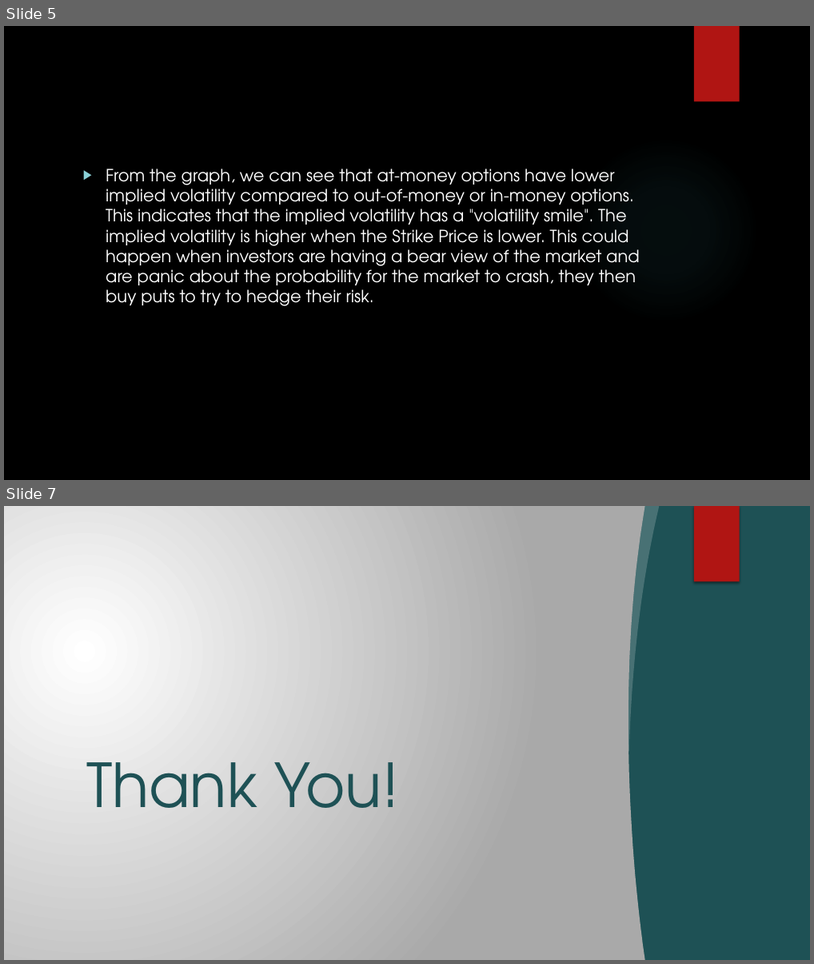
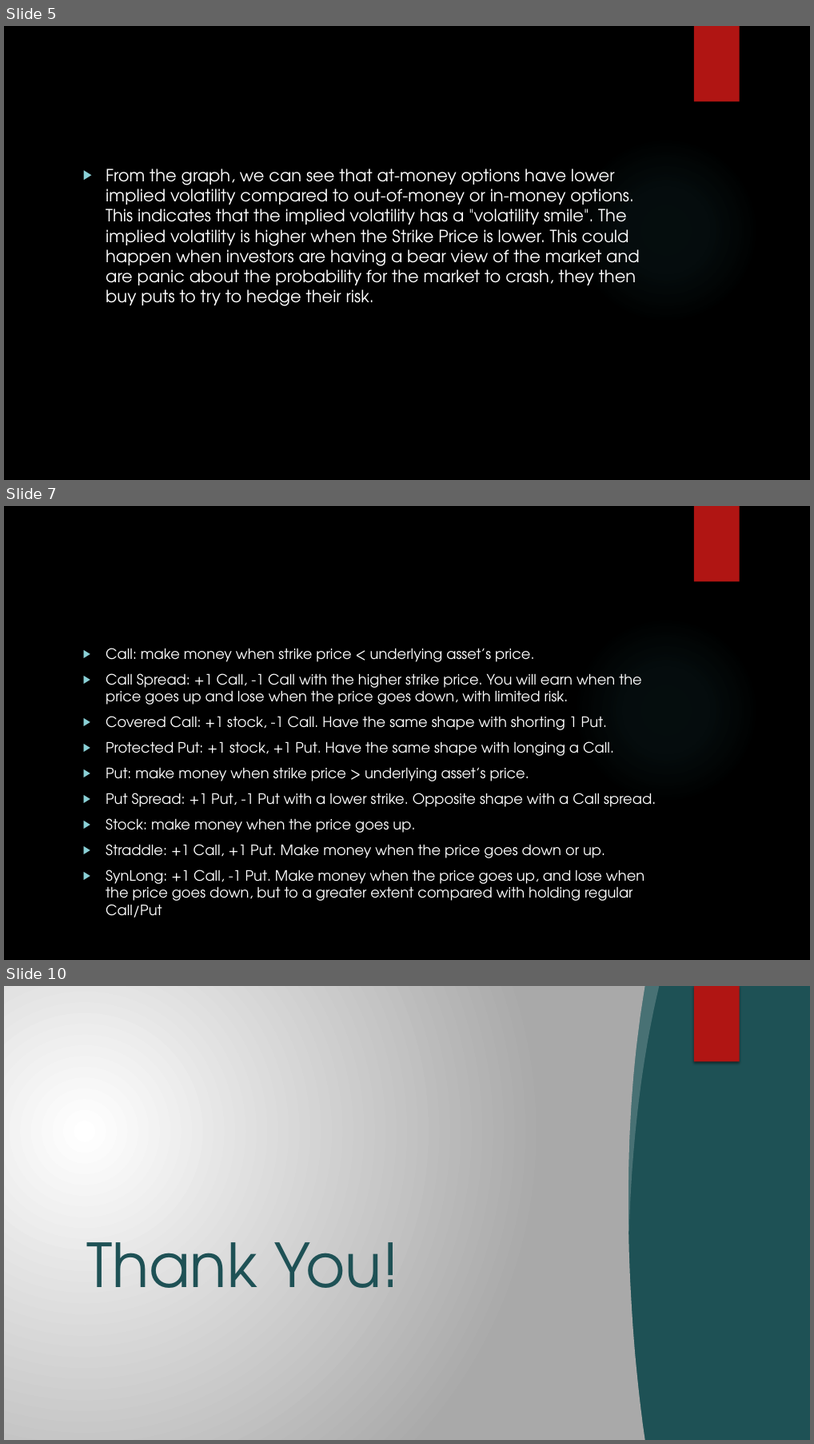
Before and after one commit to ZcPFred/FT590, a slide deck: Week06/project6_PPT.pptx. Shown one above the other, each under a label of ours: slides 5 and 7 before the commit, slides 5, 7 and 10 after it; the slides between them are not shown. The pictures are 814x964 and 814x1444 pixels, drawn with LibreOffice and Linux fonts; fonts in the diff are those of the drawing; grey boxes stand for pictures; background and template pictures are left out. Boxes give left, top, right and bottom in pixels: in the first picture for what was removed or moved away, otherwise in the second. Text is boxed around its words. In the diff, an @@ line names an element or a change of style, - is before the commit and + after.

```diff
--- a/Week06/project6_PPT.pptx
+++ b/Week06/project6_PPT.pptx
@@ slide 7 added at <box>4,506,810,960</box>, background picture (left out); not listed: 2 template elements that a slide beside it also shows @@
@@ text added at <box>106,648,656,917</box>, 17 pt, text #FFFFFF @@
+▶ Call: make money when strike price < underlying asset’s price.
+▶ Call Spread: +1 Call, -1 Call with the higher strike price. You will earn when the price goes up and lose when the price goes down, with limited risk.
+▶ Covered Call: +1 stock, -1 Call. Have the same shape with shorting 1 Put.
+▶ Protected Put: +1 stock, +1 Put. Have the same shape with longing a Call.
+▶ Put: make money when strike price > underlying asset’s price.
+▶ Put Spread: +1 Put, -1 Put with a lower strike. Opposite shape with a Call spread.
+▶ Stock: make money when the price goes up.
+▶ Straddle: +1 Call, +1 Put. Make money when the price goes down or up.
+▶ SynLong: +1 Call, -1 Put. Make money when the price goes up, and lose when the price goes down, but to a greater extent compared with holding regular Call/Put
@@ what was slide 7 is now slide 10 @@
```
Also in this commit, not shown: 1 slide changed, 2 other slides added.
